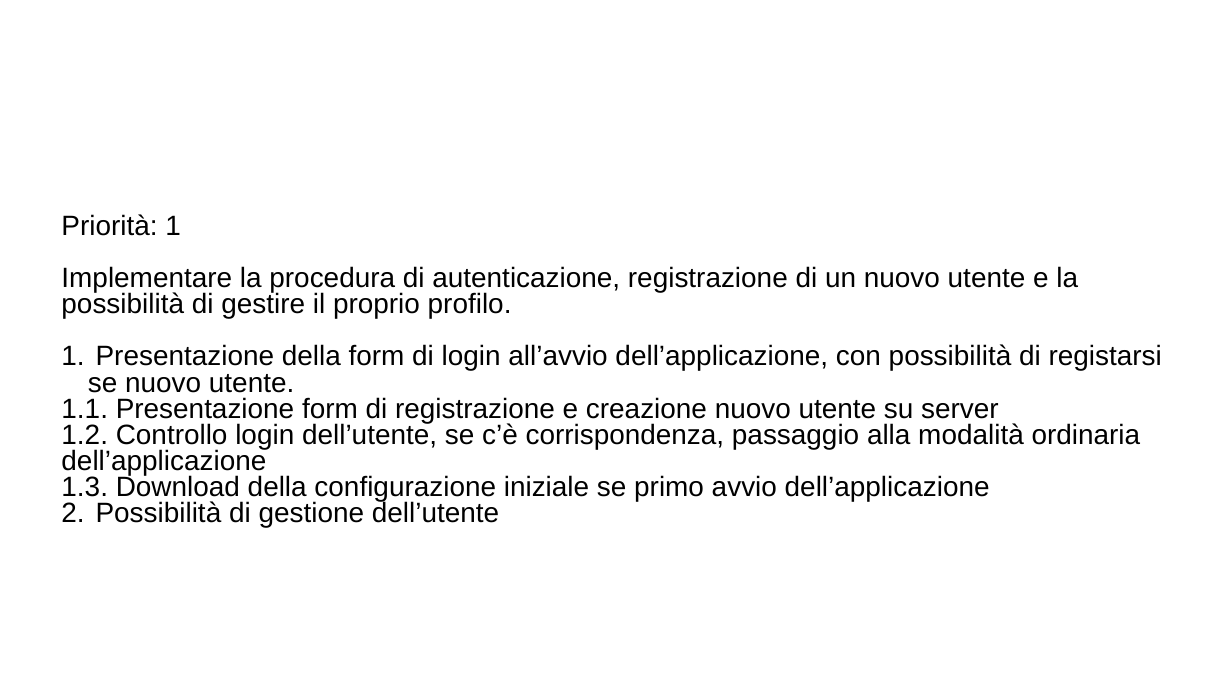
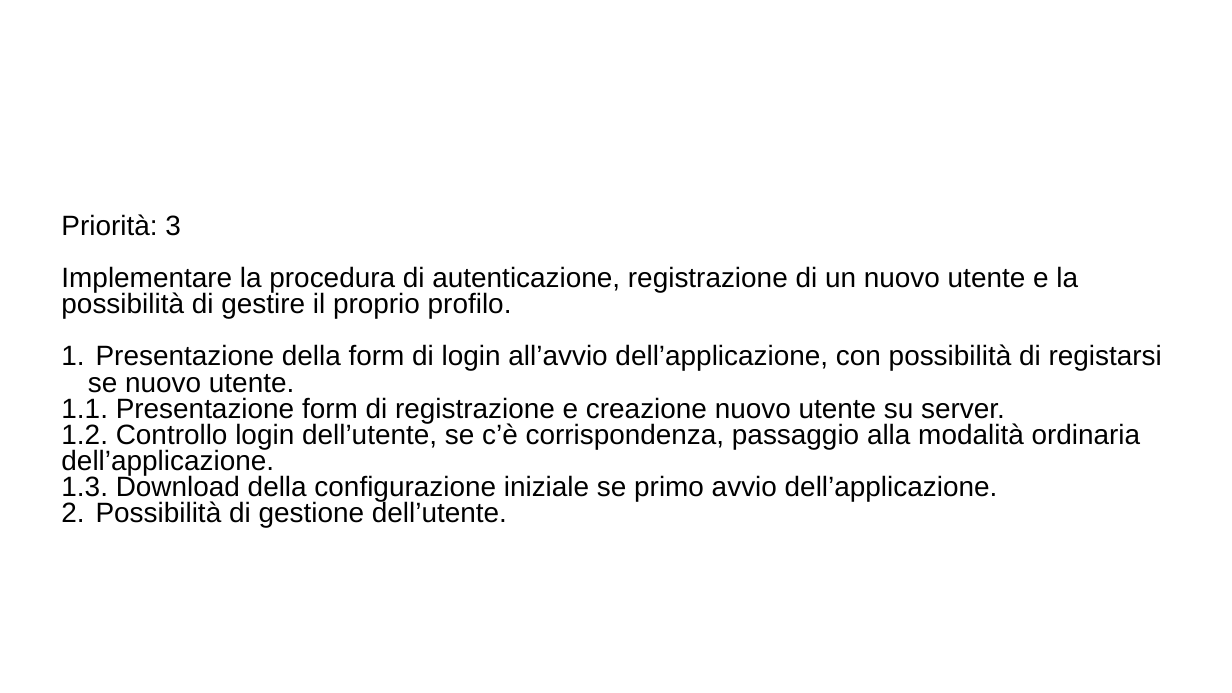
Before and after one commit to ecorradini/ProgettoIDS, a slide deck: slide 1 of AnalisiRequisiti/UserStoriesV2.ppt. Drawn at 1232x693 pixels with LibreOffice and Linux fonts; fonts in the diff are those of the drawing; background and template pictures are left out. Boxes give left, top, right and bottom in pixels: in the first picture for what was removed or moved away, otherwise in the second. Text is boxed around its words. In the diff, an @@ line names an element or a change of style, - is before the commit and + after.

```diff
--- a/AnalisiRequisiti/UserStoriesV2.ppt
+++ b/AnalisiRequisiti/UserStoriesV2.ppt
@@ subtitle at box(61, 214, 181, 236): text changed @@
-Priorità: 1
+Priorità: 3
@@ subtitle at box(61, 397, 1141, 527): text changed @@
-1.1. Presentazione form di registrazione e creazione nuovo utente su server
-1.2. Controllo login dell’utente, se c’è corrispondenza, passaggio alla modalità ordinaria dell’applicazione
-1.3. Download della configurazione iniziale se primo avvio dell’applicazione
-1. Possibilità di gestione dell’utente
+1.1. Presentazione form di registrazione e creazione nuovo utente su server.
+1.2. Controllo login dell’utente, se c’è corrispondenza, passaggio alla modalità ordinaria dell’applicazione.
+1.3. Download della configurazione iniziale se primo avvio dell’applicazione.
+1. Possibilità di gestione dell’utente.
```
Also in this commit, not shown: 2 slides added, 1 other file.
